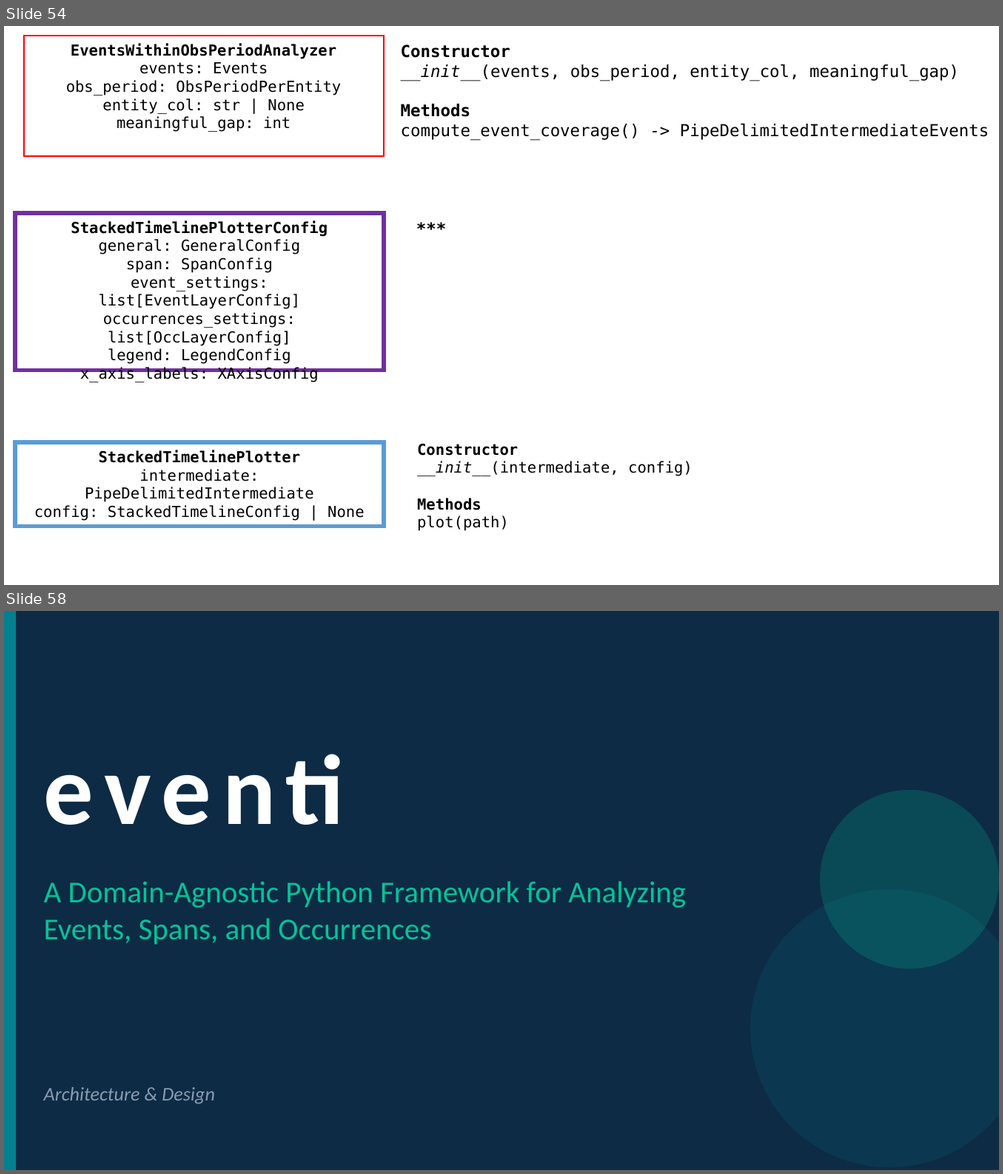
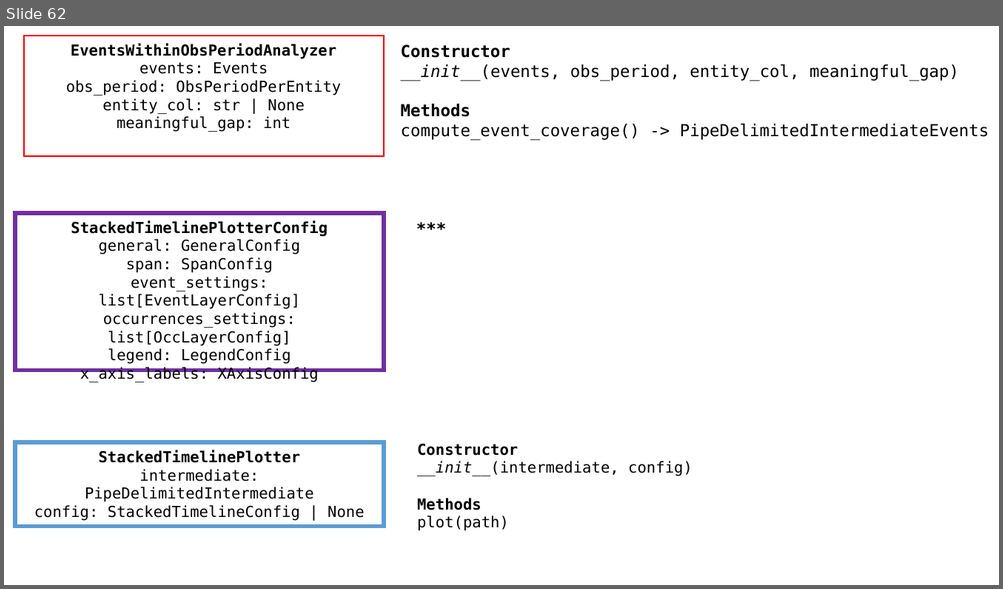
Before and after one commit to djarenas/eventus, a slide deck: docs/eventus_architecture.pptx. Shown one above the other, each under a label of ours: slides 54 and 58 before the commit, slide 62 after it; the slides between them are not shown. The pictures are 1003x1174 and 1003x589 pixels, drawn with LibreOffice and Linux fonts; fonts in the diff are those of the drawing. Boxes give left, top, right and bottom in pixels: in the first picture for what was removed or moved away, otherwise in the second. Text is boxed around its words. In the diff, an @@ line names an element or a change of style, - is before the commit and + after.

```diff
--- a/docs/eventus_architecture.pptx
+++ b/docs/eventus_architecture.pptx
@@ slide 58 removed at <box>4,611,999,1170</box>, background #0D2B45 @@
@@ rectangle removed at <box>4,611,16,1170</box> @@
@@ text removed at <box>44,730,959,840</box> @@
-eventi
@@ ellipse removed at <box>819,790,999,969</box> @@
@@ text removed at <box>44,881,686,945</box> @@
-A Domain-Agnostic Python Framework for Analyzing
-Events, Spans, and Occurrences
@@ ellipse removed at <box>750,889,999,1168</box> @@
@@ text removed at <box>44,1088,215,1105</box> @@
-Architecture & Design
@@ what was slide 54 is now slide 62 @@
```
Also in this commit, not shown: 1 slide changed, 8 slides added, 8 other slides removed, 11 other files.
